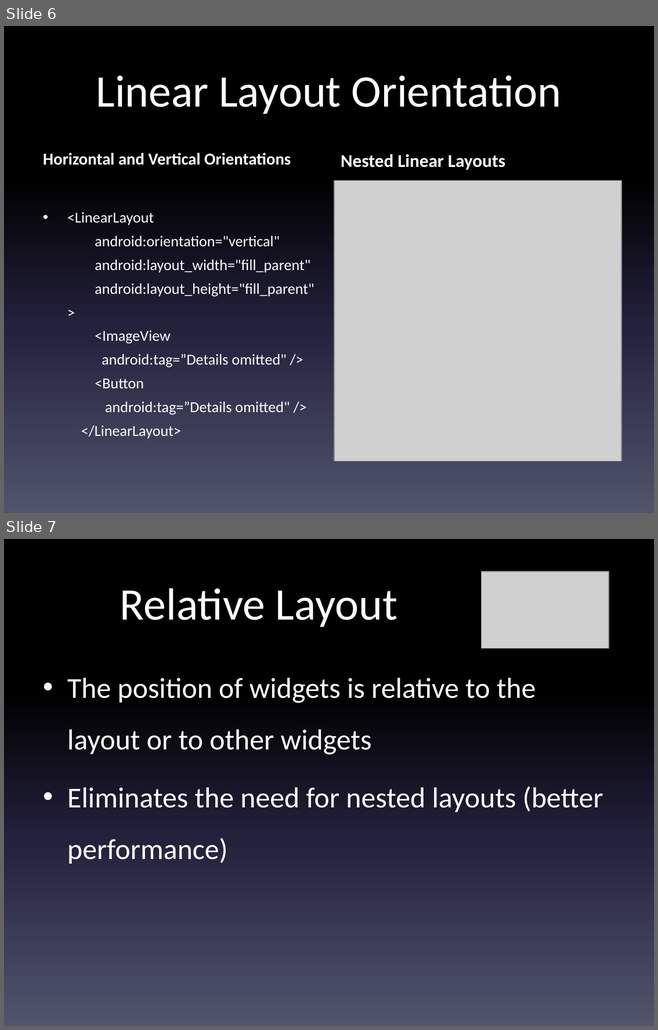
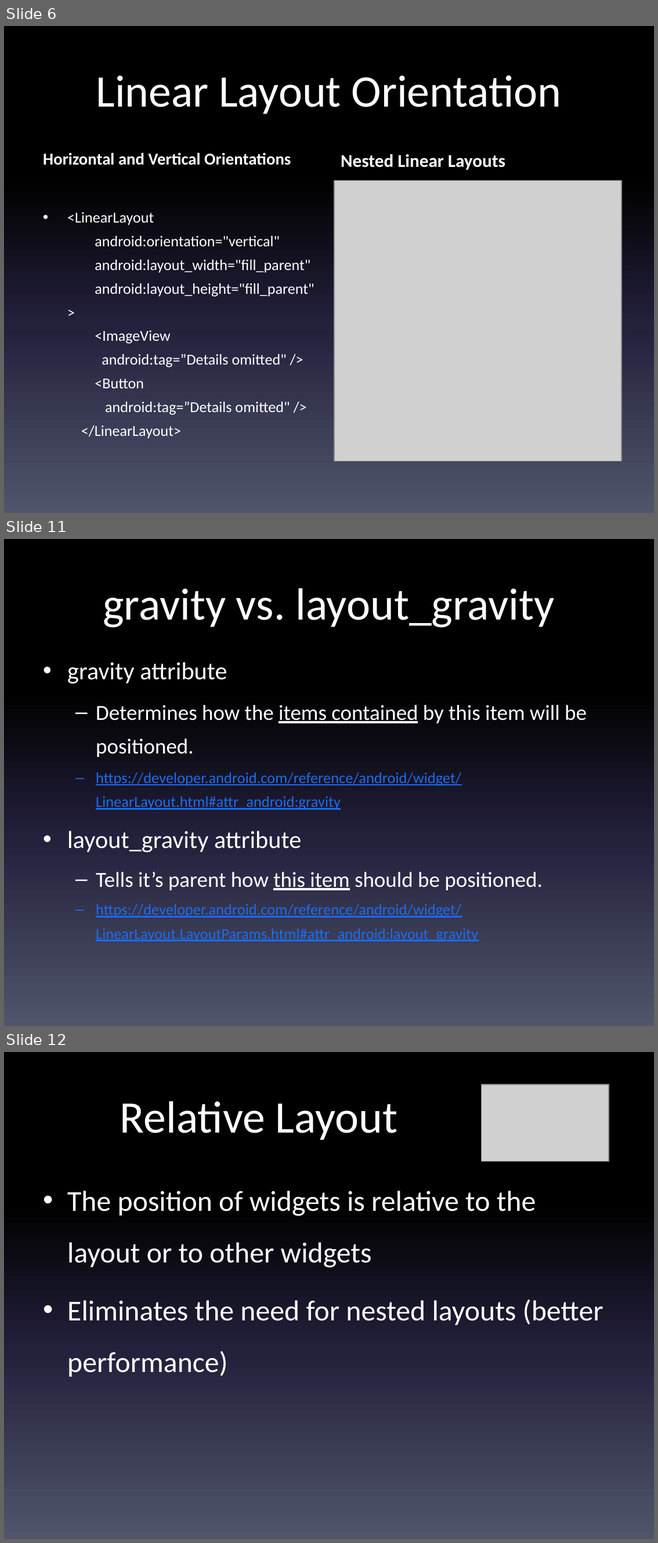
Before and after one commit to LCC-CIT/CS235AM-CourseMaterials, a slide deck: Notes and Slides/Wk5Day1-UI Layouts.pptx. Shown one above the other, each under a label of ours: slides 6 and 7 before the commit, slides 6, 11 and 12 after it; the slides between them are not shown. The pictures are 658x1030 and 658x1543 pixels, drawn with LibreOffice and Linux fonts; fonts in the diff are those of the drawing; grey boxes stand for pictures. Boxes give left, top, right and bottom in pixels: in the first picture for what was removed or moved away, otherwise in the second. Text is boxed around its words. In the diff, an @@ line names an element or a change of style, - is before the commit and + after.

```diff
--- a/Notes and Slides/Wk5Day1-UI Layouts.pptx
+++ b/Notes and Slides/Wk5Day1-UI Layouts.pptx
@@ slide 11 added at box(4, 539, 654, 1026), background gradient #000000 to #24213E to #51566D @@
@@ title added at box(103, 588, 554, 628), 50 pt, text #FFFFFF @@
+gravity vs. layout_gravity
@@ text added at box(67, 662, 586, 942), 17 pt, text #1C6CF1, underline @@
+• gravity attribute
+  – Determines how the items contained by this item will be positioned.
+  – https://developer.android.com/reference/android/widget/LinearLayout.html#attr_android:gravity
+• layout_gravity attribute
+  – Tells it’s parent how this item should be positioned.
+  – https://developer.android.com/reference/android/widget/LinearLayout.LayoutParams.html#attr_android:layout_gravity
@@ what was slide 7 is now slide 12 @@
```
Also in this commit, not shown: 2 slides changed, 6 other slides added.
